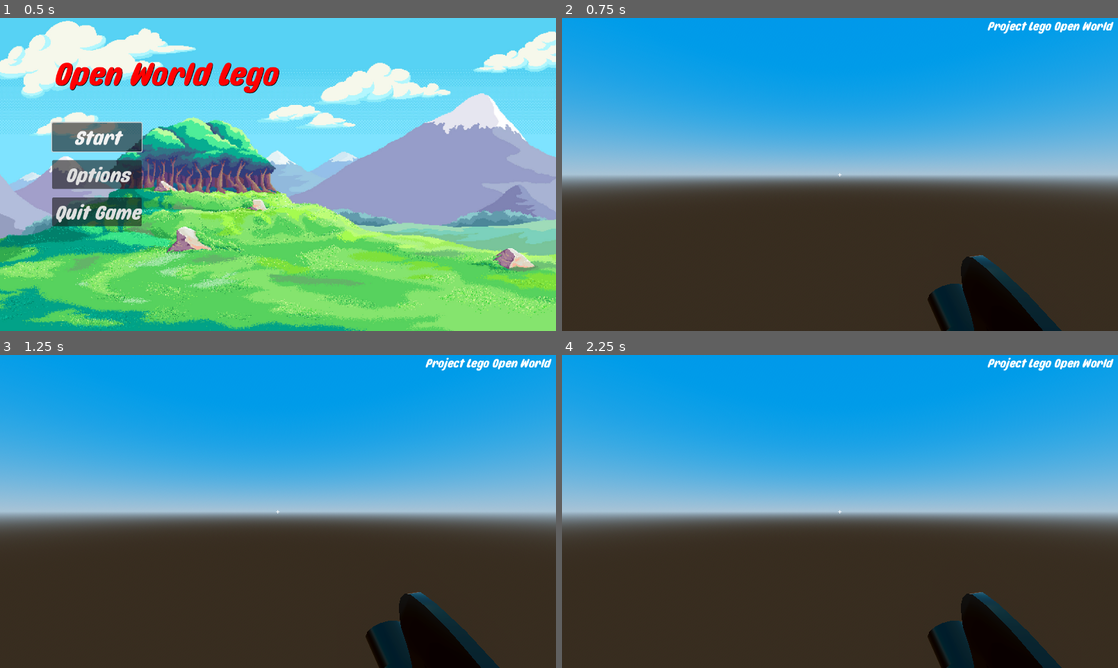
Above: before the commit, frames 1-4 (two rows, left to right).
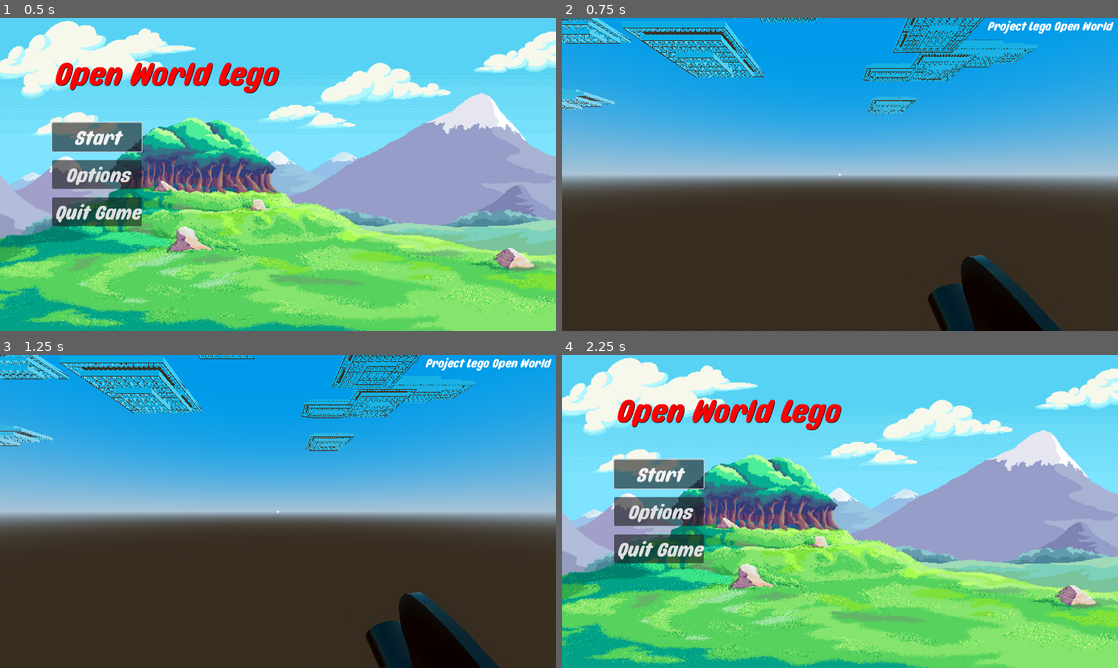
Above: after the commit, the same moments.

Repository: AlbinHorlaville/open-world-lego
Game: Godot game, scene res://menu/FirstMenu/main_menu.tscn
Same seed, same stepped clock (60 frames per second), same inputs: the game is played once before the commit and once after it.
Inputs (mouse positions are in pixels of both pictures, inside the frame that each line leads up to):
- Up to frame 1 (0.5 s): no input
- Up to frame 2 (0.75 s): click "Start" at 0.5 s
- Up to frame 3 (1.25 s): no input
- Up to frame 4 (2.25 s): move the mouse to (962, 495) at 1.27 s; press the mouse at (962, 495) at 1.28 s; hold D (move_right) 1.28-2.03 s; tap Space (jump) at 1.52 s; move the mouse to (728, 527) at 2.02 s; release the mouse at (728, 527) at 2.03 s; hold Escape (BackToMenu) from 2.03 s (still down); click (728, 527) at 2.1 s

Frame 1 is identical in both runs. In frame 2, 3.8% of the frame differs, in the area x 0-86%, y 0-31%; in frame 3, 3.8%; in frame 4, 99%, in the area x 0-100%, y 0-100%.
Error before the commit: Parse Error: Identifier "camera" not declared in the current scope. (res://actor/player.gd:49)

Commit message:
fix merge

Diff:
--- a/OpenWorldLego/actor/player.gd
+++ b/OpenWorldLego/actor/player.gd
@@ -46,12 +46,12 @@
 	# Passage de la vue 1ère personne à la vue 3ème personne
 	if Input.is_action_just_pressed("toggle_view") and isFirstPerson:
 		isFirstPerson = false
-		camera.position.y = 1.700
-		camera.position.z = 1.700
+		head.position.y = 1.700
+		head.position.z = 1.700
 	elif Input.is_action_just_pressed("toggle_view") and !isFirstPerson:
 		isFirstPerson = true
-		camera.position.y = 0.915
-		camera.position.z = -0.199
+		head.position.y = 0.915
+		head.position.z = -0.199
 
 
 	# On applique la rotation sur la caméra (axe y)
--- a/OpenWorldLego/project.godot
+++ b/OpenWorldLego/project.godot
@@ -68,3 +68,8 @@
 "events": [Object(InputEventKey,"resource_local_to_scene":false,"resource_name":"","device":0,"window_id":0,"alt_presse …(181 unchanged characters)…
 ]
 }
+Hit={
+"deadzone": 0.5,
+"events": [Object(InputEventMouseButton,"resource_local_to_scene":false,"resource_name":"","device":-1,"window_id":0,"alt_pressed":false,"shift_pressed":false,"ctrl_pressed":false,"meta_pressed":false,"button_mask":1,"position":Vector2(136, 48),"global_position":Vector2(144, 128),"factor":1.0,"button_index":1,"canceled":false,"pressed":true,"double_click":false,"script":null)
+]
+}
